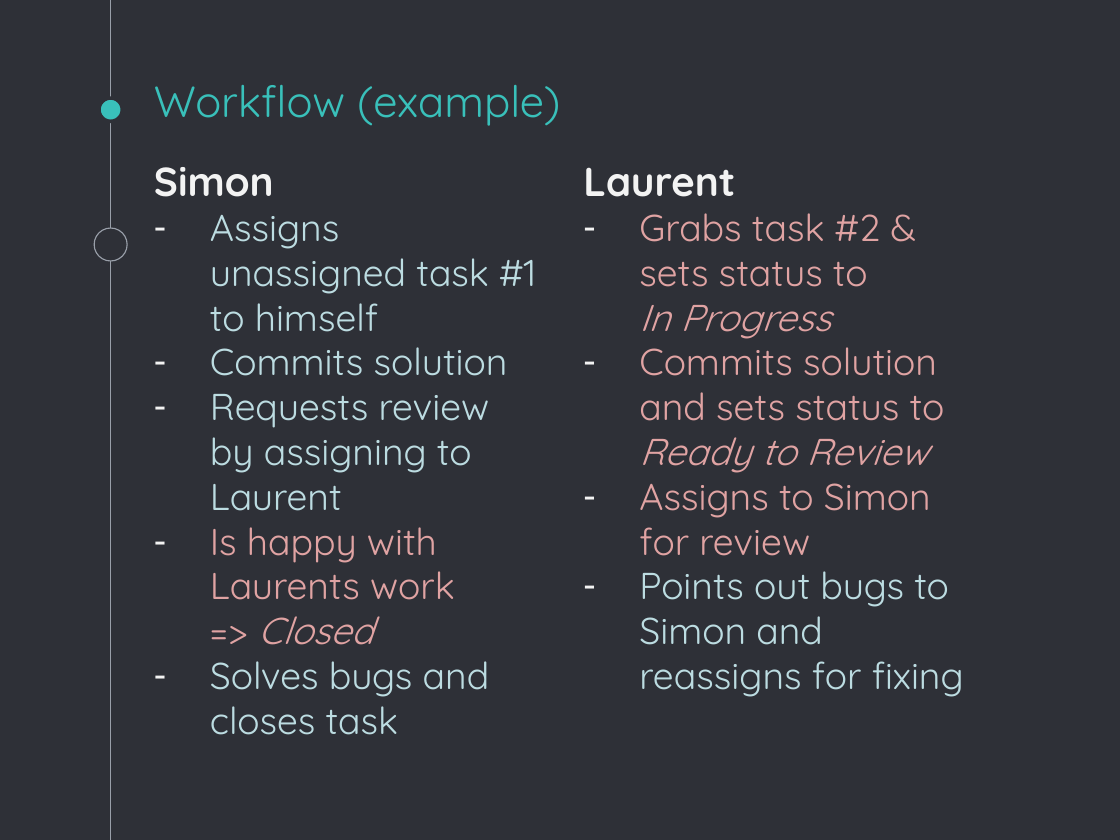
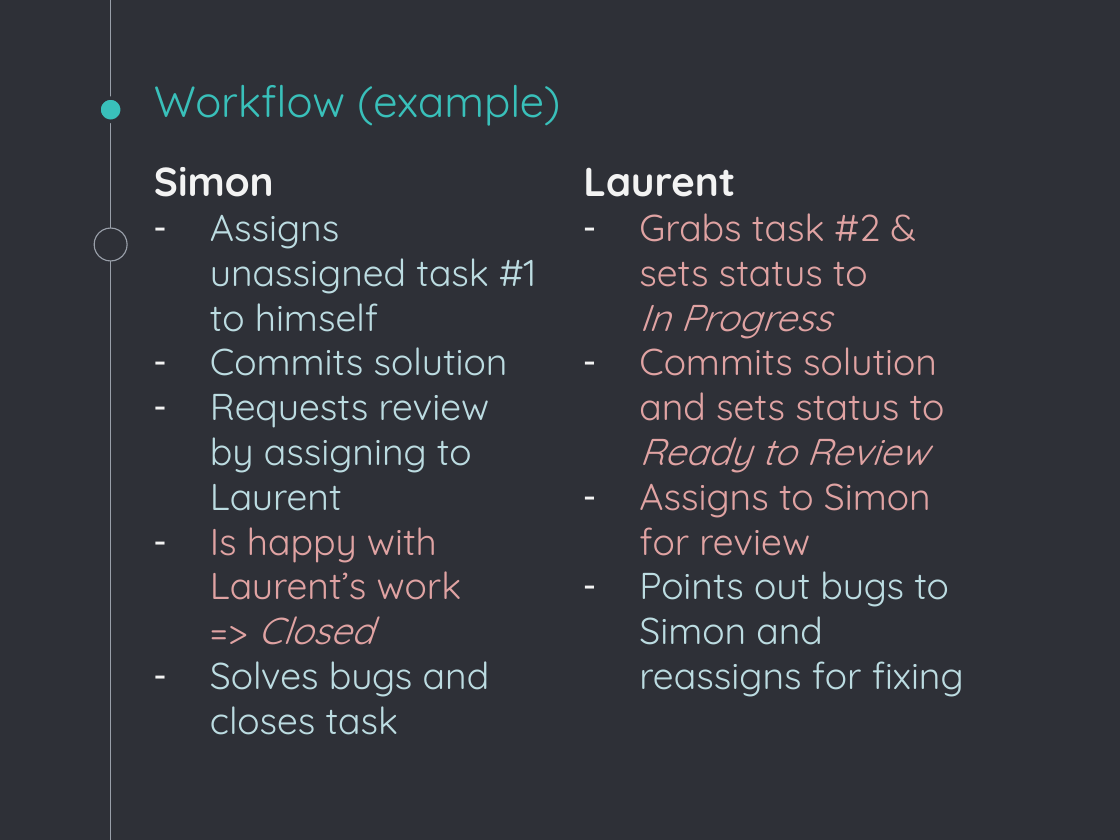
Before and after one commit to SimuJenni/RD-project, a slide deck: slide 12 of doc/initial-plan.pptx. Drawn at 1120x840 pixels with LibreOffice and Linux fonts; fonts in the diff are those of the drawing. Boxes give left, top, right and bottom in pixels: in the first picture for what was removed or moved away, otherwise in the second. Text is boxed around its words. In the diff, an @@ line names an element or a change of style, - is before the commit and + after.

```diff
--- a/doc/initial-plan.pptx
+++ b/doc/initial-plan.pptx
@@ text at bbox=[210, 527, 462, 645]: text changed @@
-– Is happy with Laurents work
-  => Closed
+– Is happy with Laurent’s work
+  => Closed
```
Also in this commit, not shown: 1 other file.
